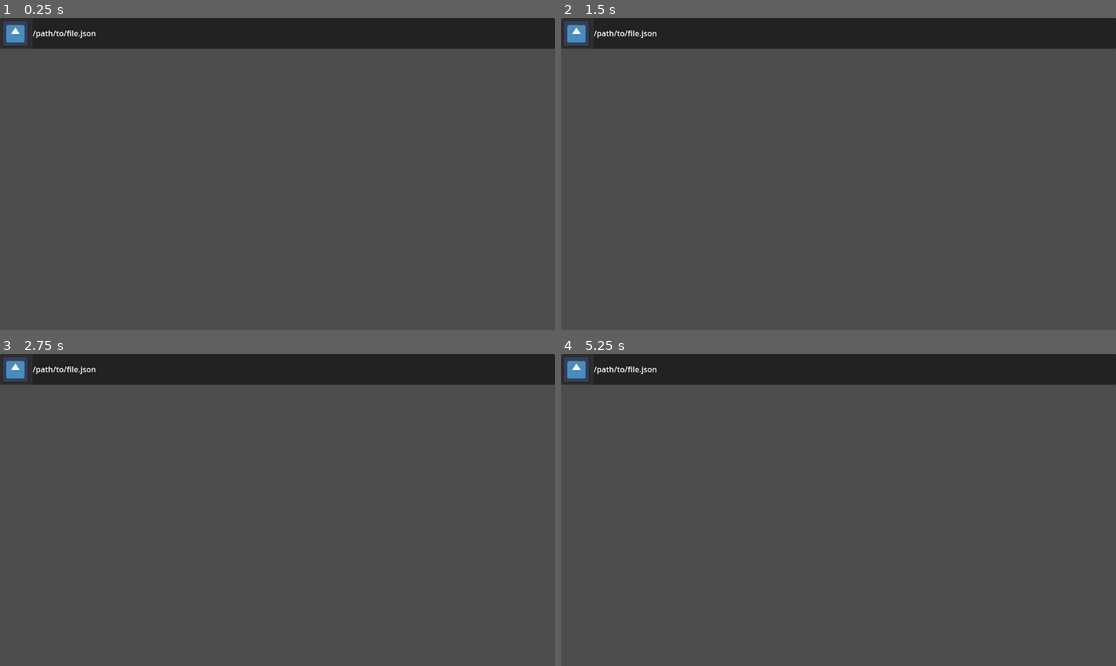
Above: before the commit, frames 1-4 (two rows, left to right).
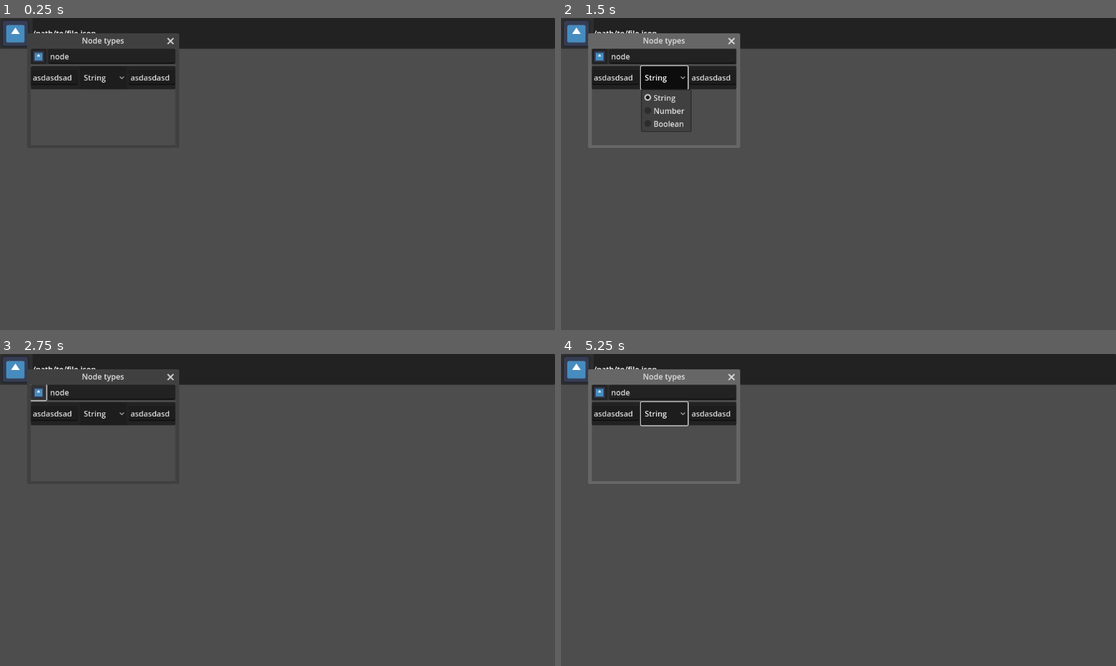
Above: after the commit, the same moments.

Repository: arthurgps2/nodoban
Game: Godot game, scene res://Charter/Charter.tscn
The game is run twice, just before and just after one commit, with the same random seed, the same clock (stepped at 60 frames per second) and the same inputs. The engine's default icon, where the game draws it, is replaced by a stand-in: a white triangle on a blue panel in a dark square.
Inputs (mouse positions are in pixels of both pictures, inside the frame that each line leads up to):
- Up to frame 1 (0.25 s): no input
- Up to frame 2 (1.5 s): click (599, 55) at 0.52 s; click (666, 77) at 1.25 s, where only the run after the commit has a clickable "String"
- Up to frame 3 (2.75 s): click (38, 391) at 2.02 s
- Up to frame 4 (5.25 s): click (666, 413) at 2.75 s, where only the run after the commit has a clickable "String"; click (599, 391) at 3.52 s; click (666, 413) at 4.25 s, where only the run after the commit has a clickable "String"; click (577, 369) at 5 s

The runs differ from the first frame. In frame 1, 4.4% of the frame differs, in the area x 4-33%, y 4-23%; in frame 2, 5.3%, in the area x 4-33%, y 4-42%; in frame 3, 4.3%; in frame 4, 5.0%.

Commit message:
Node type menu basic layout

Diff:
--- a/Charter/Charter.tscn
+++ b/Charter/Charter.tscn
@@ -1,8 +1,9 @@
-[gd_scene load_steps=4 format=3 uid="uid://802s5kvqr3ka"]
+[gd_scene load_steps=5 format=3 uid="uid://802s5kvqr3ka"]
 
 [ext_resource type="Script" path="res://Charter/CharterUI.gd" id="1_7qrr2"]
 [ext_resource type="Script" path="res://Charter/CharterNodeView.gd" id="2_5jmha"]
 [ext_resource type="Texture2D" uid="uid://bgdvc6m8oju7c" path="res://icon.svg" id="2_s307i"]
+[ext_resource type="PackedScene" uid="uid://c1tepacjfl6vu" path="res://Charter/CharterNodeTypeMenu.tscn" id="3_12wx7"]
 
 [node name="Charter" type="Control"]
 layout_mode = 3
@@ -67,9 +68,10 @@
 [node name="NodeTypes" type="Window" parent="UI"]
 title = "Node types"
 position = Vector2i(64, 64)
-size = Vector2i(200, 100)
-visible = false
-min_size = Vector2i(200, 0)
+size = Vector2i(300, 200)
+min_size = Vector2i(300, 200)
+
+[node name="CharterNodeTypeMenu" parent="UI/NodeTypes" instance=ExtResource("3_12wx7")]
 
 [node name="NodeView" type="Control" parent="."]
 layout_mode = 3
--- /dev/null
+++ b/Charter/CharterNodeTypeMenu.tscn
@@ -0,0 +1,76 @@
+[gd_scene load_steps=2 format=3 uid="uid://c1tepacjfl6vu"]
+
+[ext_resource type="Texture2D" uid="uid://bgdvc6m8oju7c" path="res://icon.svg" id="1_olsri"]
+
+[node name="CharterNodeTypeMenu" type="VBoxContainer"]
+anchors_preset = 10
+anchor_right = 1.0
+offset_bottom = 32.0
+grow_horizontal = 2
+
+[node name="MenuHeader" type="PanelContainer" parent="."]
+layout_mode = 2
+
+[node name="HBoxContainer" type="HBoxContainer" parent="MenuHeader"]
+layout_mode = 2
+size_flags_vertical = 3
+
+[node name="Button" type="Button" parent="MenuHeader/HBoxContainer"]
+custom_minimum_size = Vector2(32, 32)
+layout_mode = 2
+icon = ExtResource("1_olsri")
+expand_icon = true
+
+[node name="VBoxContainer" type="VBoxContainer" parent="MenuHeader/HBoxContainer"]
+layout_mode = 2
+size_flags_horizontal = 3
+size_flags_vertical = 4
+
+[node name="RichTextLabel" type="LineEdit" parent="MenuHeader/HBoxContainer/VBoxContainer"]
+layout_mode = 2
+text = "node"
+
+[node name="MenuBody" type="PanelContainer" parent="."]
+layout_mode = 2
+
+[node name="PropertyStandard" type="PanelContainer" parent="MenuBody"]
+custom_minimum_size = Vector2(0, 48)
+layout_mode = 2
+
+[node name="HBoxContainer" type="HBoxContainer" parent="MenuBody/PropertyStandard"]
+layout_mode = 2
+
+[node name="PropertyNameContainer" type="VBoxContainer" parent="MenuBody/PropertyStandard/HBoxContainer"]
+layout_mode = 2
+size_flags_horizontal = 3
+size_flags_vertical = 4
+
+[node name="TextEdit" type="LineEdit" parent="MenuBody/PropertyStandard/HBoxContainer/PropertyNameContainer"]
+layout_mode = 2
+size_flags_vertical = 3
+text = "asdasdsad"
+
+[node name="PropertyValueContainer" type="HBoxContainer" parent="MenuBody/PropertyStandard/HBoxContainer"]
+layout_mode = 2
+size_flags_horizontal = 3
+size_flags_stretch_ratio = 2.0
+
+[node name="OptionButton" type="OptionButton" parent="MenuBody/PropertyStandard/HBoxContainer/PropertyValueContainer"]
+layout_mode = 2
+selected = 0
+item_count = 3
+popup/item_0/text = "String"
+popup/item_1/text = "Number"
+popup/item_1/id = 1
+popup/item_2/text = "Boolean"
+popup/item_2/id = 2
+
+[node name="VBoxContainer" type="VBoxContainer" parent="MenuBody/PropertyStandard/HBoxContainer/PropertyValueContainer"]
+layout_mode = 2
+size_flags_horizontal = 3
+size_flags_vertical = 4
+
+[node name="TextEdit2" type="LineEdit" parent="MenuBody/PropertyStandard/HBoxContainer/PropertyValueContainer/VBoxContainer"]
+layout_mode = 2
+size_flags_horizontal = 3
+text = "asdasdasd"
